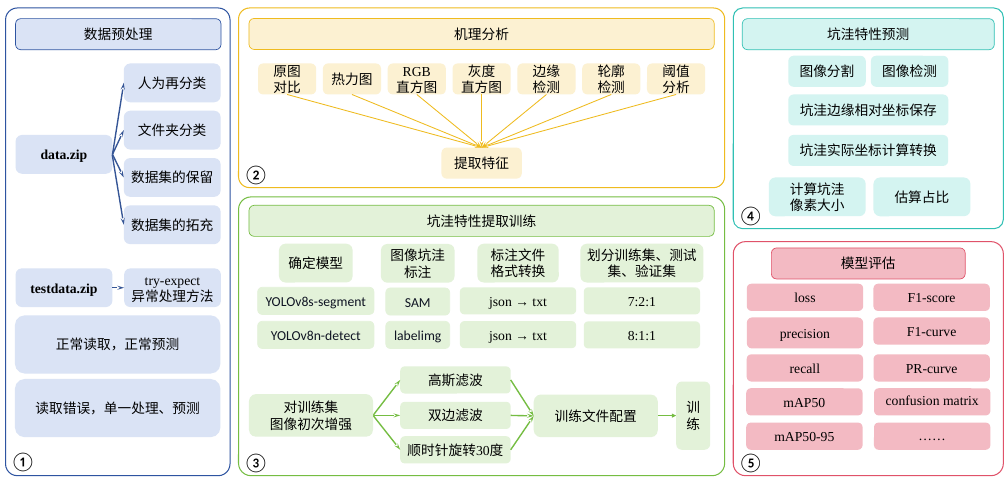
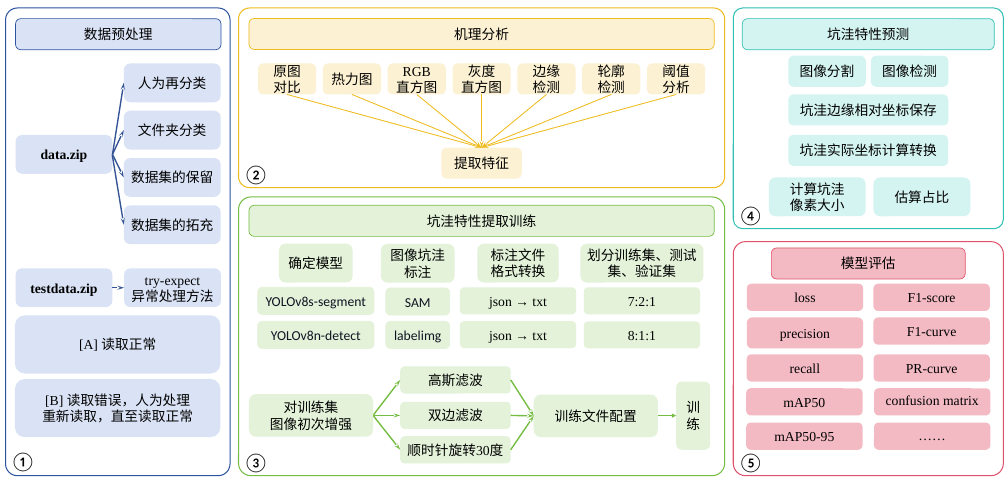
Before and after one commit to Miraitowa-Serein/2023MathorCupBigData-S-Article, a slide deck: slide 1 of Figures/素材/流程图-复赛.pptx. Drawn at 1008x485 pixels with LibreOffice and Linux fonts; fonts in the diff are those of the drawing. Boxes give left, top, right and bottom in pixels: in the first picture for what was removed or moved away, otherwise in the second. Text is boxed around its words. In the diff, an @@ line names an element or a change of style, - is before the commit and + after.

```diff
--- a/Figures/素材/流程图-复赛.pptx
+++ b/Figures/素材/流程图-复赛.pptx
@@ text in rounded rectangle at [79, 337, 156, 351]: text changed @@
-正常读取，正常预测
+[A] 读取正常
@@ text in rounded rectangle at [42, 393, 193, 423]: text changed @@
-读取错误，单一处理、预测
+[B] 读取错误，人为处理
+重新读取，直至读取正常
```
Also in this commit, not shown: 13 other files.
